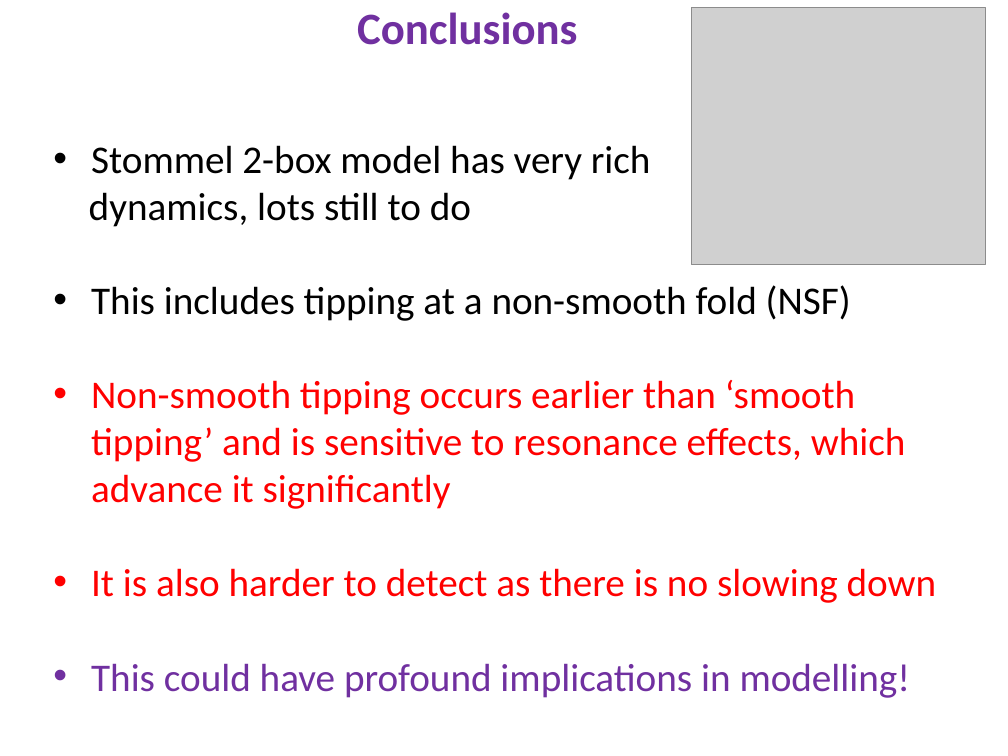
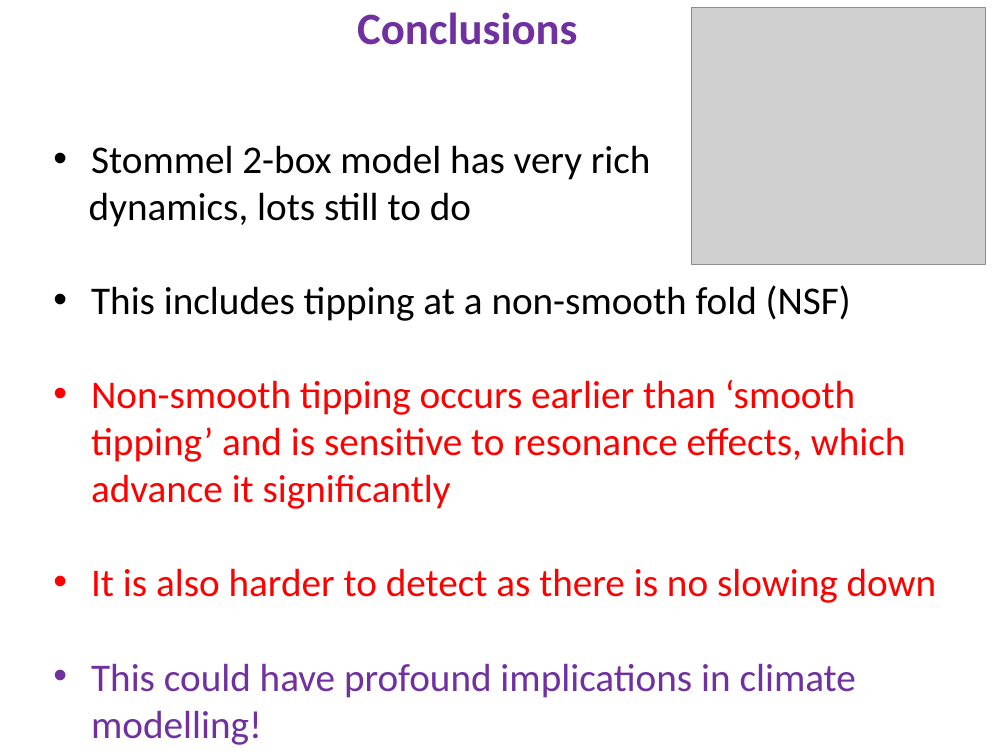
Before and after one commit to ChrisBudd123/Presentations, a slide deck: slide 21 of SIAMNSD.pptx. Drawn at 1008x756 pixels with LibreOffice and Linux fonts; fonts in the diff are those of the drawing; grey boxes stand for pictures. Boxes give left, top, right and bottom in pixels: in the first picture for what was removed or moved away, otherwise in the second. Text is boxed around its words. In the diff, an @@ line names an element or a change of style, - is before the commit and + after.

```diff
--- a/SIAMNSD.pptx
+++ b/SIAMNSD.pptx
@@ text at bbox=[91, 663, 856, 745]: text changed @@
-• This could have profound implications in modelling!
+• This could have profound implications in climate modelling!
```
Also in this commit, not shown: 8 other slides changed, 1 slide added, 1 slide removed.
